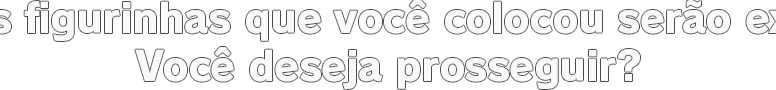
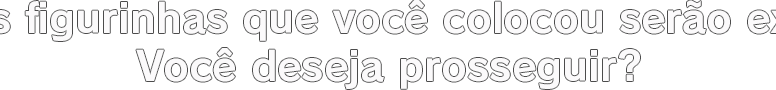
Revision of a layered 776 × 90 image; what changed, layer by layer:
added group "PT V2" with 1 layers above "Pt" over [0,0,776,89]
added layer "Todas as figurinhas que você colocou serão excluídas. Você dese" in group "PT V2" over [0,0,776,89]
hid group "Pt" (2 layers) over [0,0,776,90]
